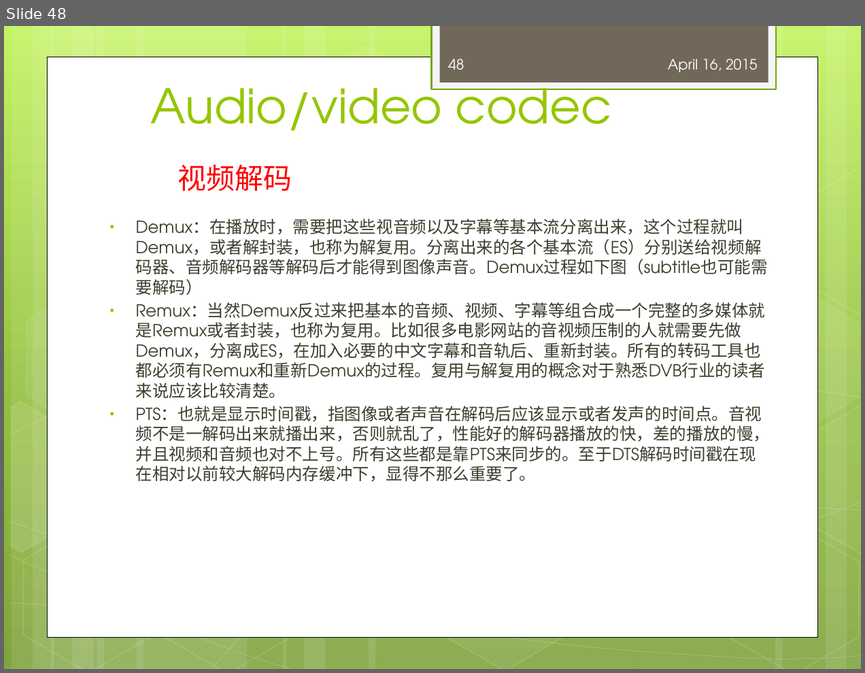
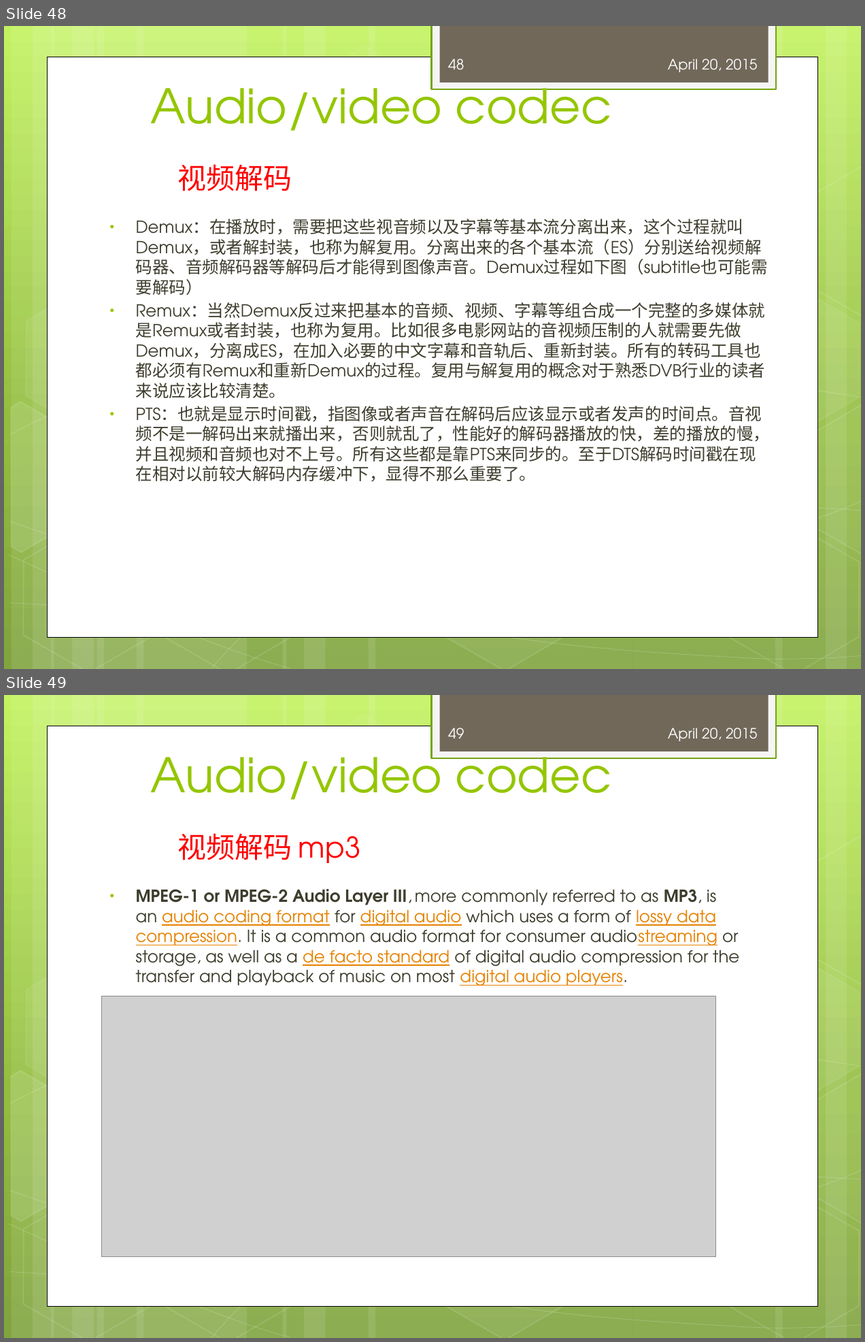
Before and after one commit to peterjerry/MeetSDK, a slide deck: engine2/Doc/training/mediaplayer_training.pptx. Shown one above the other, each under a label of ours: slide 48 before the commit, slides 48 and 49 after it. The pictures are 865x673 and 865x1342 pixels, drawn with LibreOffice and Linux fonts; fonts in the diff are those of the drawing; grey boxes stand for pictures. Boxes give left, top, right and bottom in pixels: in the first picture for what was removed or moved away, otherwise in the second. Text is boxed around its words. In the diff, an @@ line names an element or a change of style, - is before the commit and + after.

Commit message:
1 fix audio mode surface release problem 2 add meetplayer resource 3 fix xoplayer UpdateCheckEvent 4 update training ppt 5 fix fifobuffer.cpp

```diff
--- a/engine2/Doc/training/mediaplayer_training.pptx
+++ b/engine2/Doc/training/mediaplayer_training.pptx
@@ slide 49 added at [4,695,861,1338], background gradient #C3F35F to #93BF3F to #81A53E; not listed: 31 template elements that a slide beside it also shows @@
@@ page number added at [448,728,464,739], 12 pt, text #FEFEFE @@
+49
@@ text added at [668,728,757,741], 12 pt, text #FEFEFE @@
+April 20, 2015
@@ title added at [151,743,612,800], 40 pt, text #94C600 @@
+Audio/video codec
@@ text added at [178,833,361,863], 24 pt, text #FF0000 @@
+视频解码 mp3
@@ text added at [136,889,739,986], 14 pt, text #3E3D2D @@
+• MPEG-1 or MPEG-2 Audio Layer III, more commonly referred to as MP3, is an audio coding format for digital audio which uses a form of lossy data compression. It is a common audio format for consumer audiostreaming or storage, as well as a de facto standard of digital audio compression for the transfer and playback of music on most digital audio players.
@@ picture added at [102,996,716,1256] @@
@@ slide 48 changed as well @@
@@ text at [668,59,757,72]: text changed @@
-April 16, 2015
+April 20, 2015
```
Also in this commit, not shown: 56 other slides changed, 4 other slides added, 32 other files.
